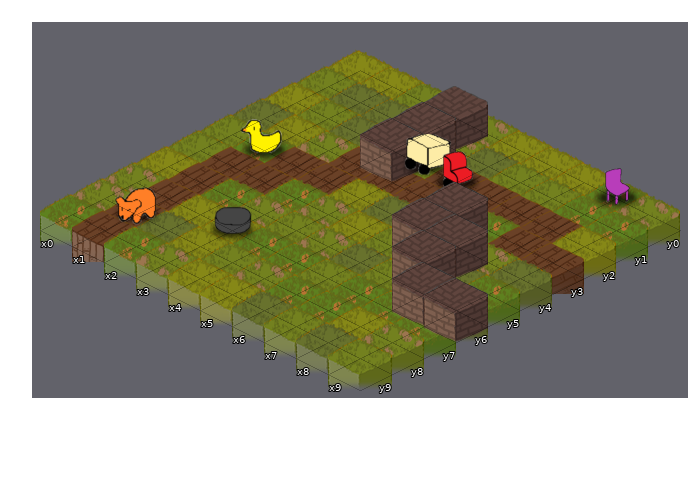
A Tiled map gets an edit: assets/maps/level2.tmx. Above is the file before it was changed.
Cells are 64x32 px. Isometric: x runs down to the right, y down to the left. Shown: x 0..9, y 0..9.
And afterwards:
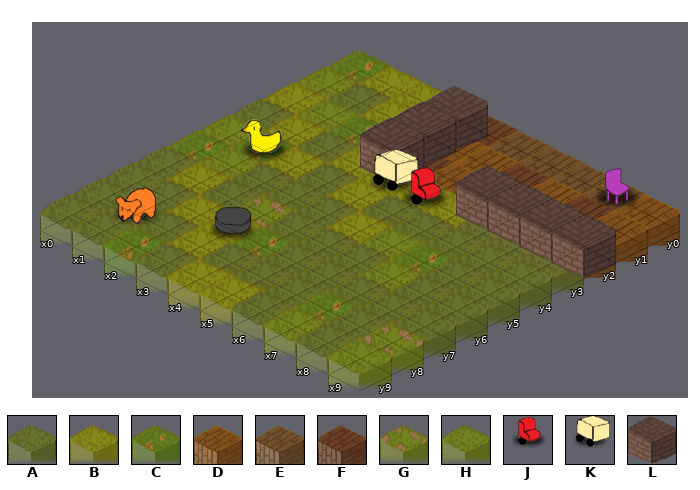
Key: from "ground": A 0 "grass3", B 1 "grass4", C 2 "grass5", D 6 "wood1", E 7 "wood2", F 8 "wood3", G 9 "grass1", H 10 "grass2"; from "objects": J 2 "2", K 11 "11", L 14 "14".
_ is an empty cell.
Changes in this commit:
Layer "Ground":
Tile A replaces tile B in row 4 at x 6; in row 6 at x 0; in row 8 at x 8.
Tile A replaces tile C in rows 3 to 4 at x 7; in row 5 at x 3 and 9; in row 6 at x 2; in row 7 at x 5 and 7 to 9; in row 8 at x 6; in row 9 at x 0.
Tile A replaces tile F in row 3 at x 8 to 9; in row 4 at x 3; in row 5 at x 2; in rows 7 to 9 at x 1.
Tile A replaces tile G in row 3 at x 2; in row 4 at x 8; in row 5 at x 4; in row 6 at x 5; in row 7 at x 0; in row 8 at x 0 and 5.
Tile A replaces tile G in row 9 at x 3.
Tile A replaces tile H in row 6 at x 4; in row 7 at x 6; in row 8 at x 4.
Tile B replaces tile A in row 1 at x 2.
Tile B replaces tile C in row 3 at x 6.
Tile B replaces tile F in row 3 at x 3 to 5; in row 4 at x 2; in row 6 at x 1.
Tile B replaces tile H in row 0 at x 2.
Tile C replaces tile A in row 2 at x 2.
Tile C replaces tile B in row 0 at x 0.
Tile C replaces tile H in row 5 at x 0.
Tile D replaces tile A in row 0 at x 3; in row 1 at x 5.
Tile D replaces tile B in row 2 at x 9.
Tile D replaces tile C in row 1 at x 9.
Tile D replaces tile F in row 2 at x 5 to 6 and 8.
Tile D replaces tile G in row 0 at x 9; in row 1 at x 4.
Tile D replaces tile H in row 1 at x 7.
Tile E replaces tile B in row 0 at x 5 to 7.
Tile E replaces tile C in row 0 at x 8.
Tile E replaces tile F in row 2 at x 7.
Tile F replaces tile C in row 1 at x 8; in row 2 at x 3.
Tile F replaces tile G in row 0 at x 4.
Tile F replaces tile H in row 1 at x 3 and 6; in row 2 at x 4.
Tile H replaces tile F in row 5 at x 1.
Layer "Objects":
Tile J is added in row 3 at x 5.
Tile K is added in row 3 at x 4.
Tile L is added in row 2 at x 6 to 9.
Tile J is removed in row 2 at x 5.
Tile K is removed in row 2 at x 4.
Tile L is removed in row 3 at x 6; in row 4 at x 6 to 7; in row 5 at x 7; in row 6 at x 8 to 9.
